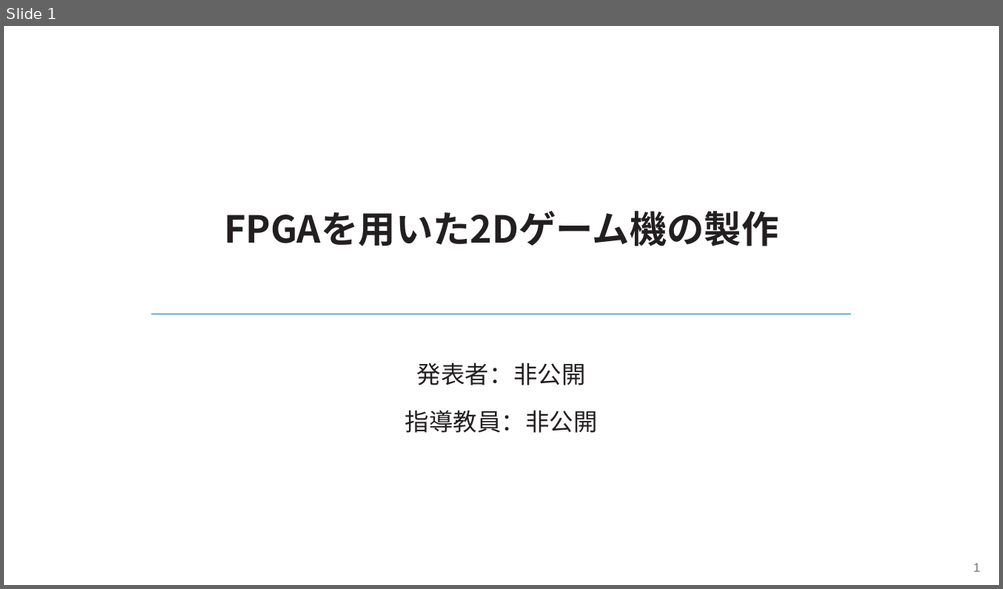
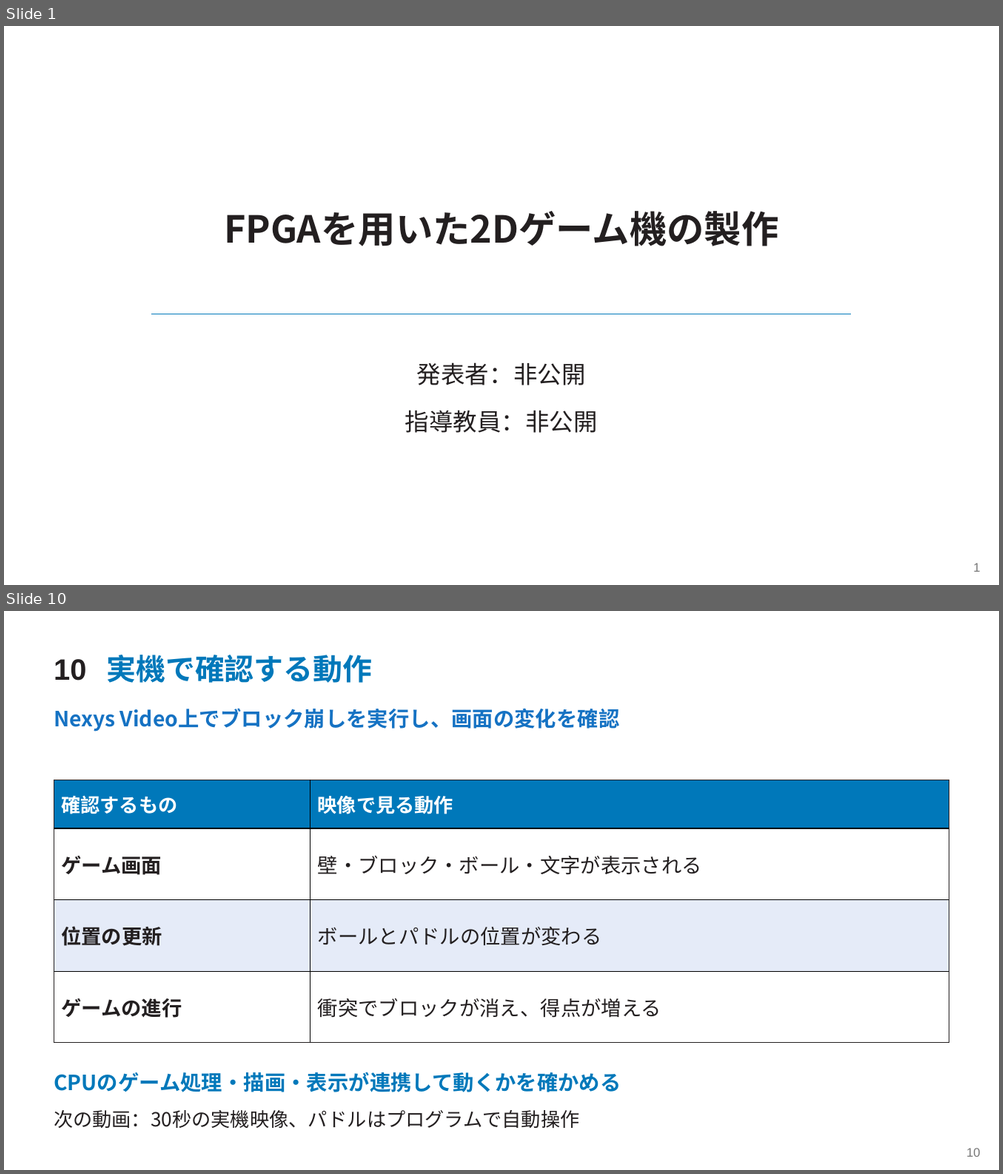
Before and after one commit to SoshiroFujimori/wally-game-console-research, a slide deck: docs/presentation/中間発表_主要事項.pptx. Shown one above the other, each under a label of ours: slide 1 before the commit, slides 1 and 10 after it; the slides between them are not shown. The pictures are 1003x589 and 1003x1174 pixels, drawn with LibreOffice and Linux fonts; fonts in the diff are those of the drawing. Boxes give left, top, right and bottom in pixels: in the first picture for what was removed or moved away, otherwise in the second. Text is boxed around its words. In the diff, an @@ line names an element or a change of style, - is before the commit and + after.

```diff
--- a/docs/presentation/中間発表_主要事項.pptx
+++ b/docs/presentation/中間発表_主要事項.pptx
@@ slide 10 added at (4, 611, 999, 1170), background #FFFFFF @@
@@ text added at (107, 655, 372, 683), 28.5 pt, text #0078BA, bold @@
+実機で確認する動作
@@ text added at (54, 659, 86, 681), 28.5 pt, text #231F20, bold @@
+10
@@ text added at (54, 708, 620, 732), 20.2 pt, text #1572C3, bold @@
+Nexys Video上でブロック崩しを実行し、画面の変化を確認
@@ table added at (54, 780, 949, 1043), 4 rows, 2 columns @@
+確認するもの | 映像で見る動作
+ゲーム画面 | 壁・ブロック・ボール・文字が表示される
+位置の更新 | ボールとパドルの位置が変わる
+ゲームの進行 | 衝突でブロックが消え、得点が増える
@@ text added at (54, 1072, 620, 1093), 20.2 pt, text #0078BA, bold @@
+CPUのゲーム処理・描画・表示が連携して動くかを確かめる
@@ text added at (54, 1111, 579, 1128), 18.8 pt, text #231F20 @@
+次の動画：30秒の実機映像、パドルはプログラムで自動操作
@@ text added at (966, 1148, 980, 1157), 12 pt, text #777777 @@
+10
```
Also in this commit, not shown: 9 slides changed, 7 other slides added, 8 slides removed, 22 other files.
